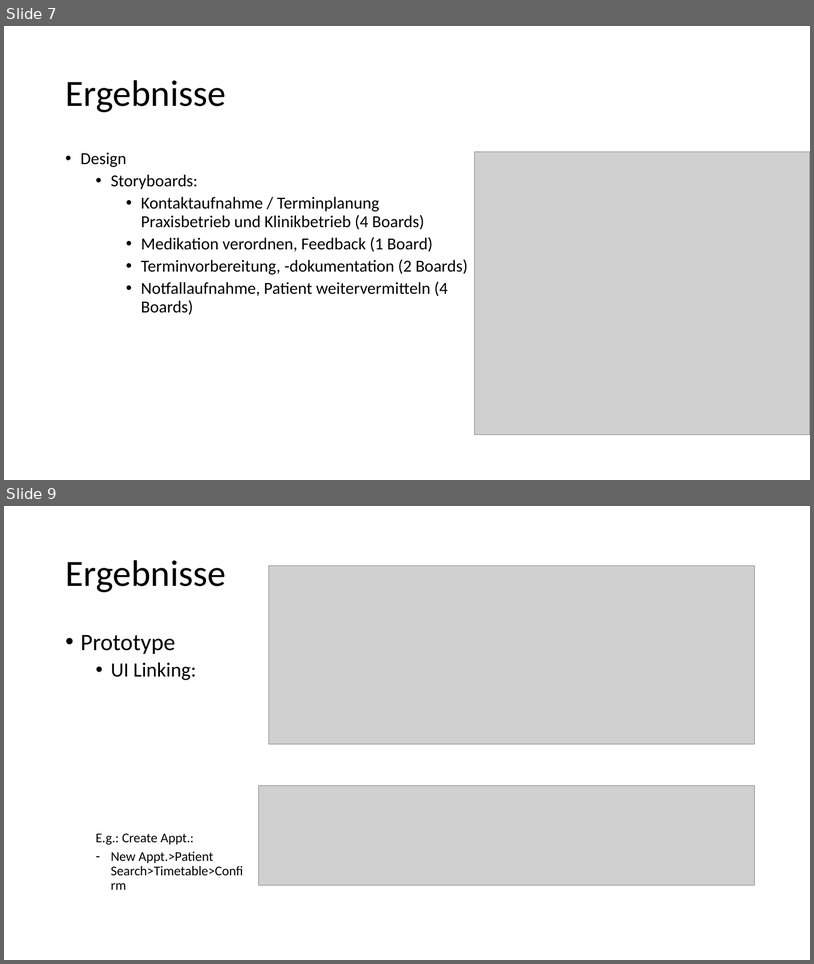
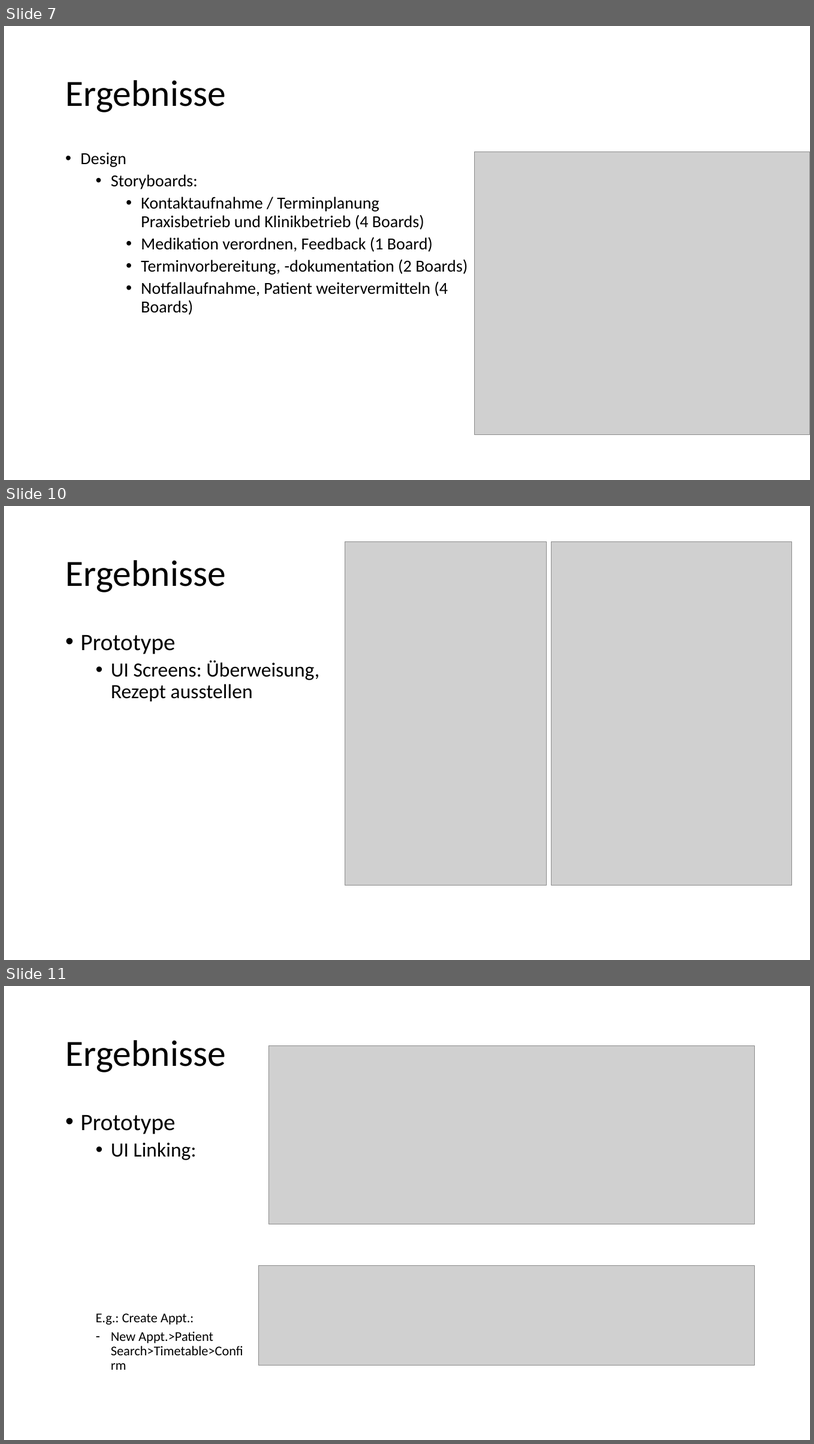
Before and after one commit to AdrianAulbach/CS1, a slide deck: docs/CS1/task03/Design Thinking/Präsentation Task3.pptx. Shown one above the other, each under a label of ours: slides 7 and 9 before the commit, slides 7, 10 and 11 after it; the slides between them are not shown. The pictures are 814x964 and 814x1444 pixels, drawn with LibreOffice and Linux fonts; fonts in the diff are those of the drawing; grey boxes stand for pictures. Boxes give left, top, right and bottom in pixels: in the first picture for what was removed or moved away, otherwise in the second. Text is boxed around its words. In the diff, an @@ line names an element or a change of style, - is before the commit and + after.

```diff
--- a/docs/CS1/task03/Design Thinking/Präsentation Task3.pptx
+++ b/docs/CS1/task03/Design Thinking/Präsentation Task3.pptx
@@ slide 10 added at <box>4,506,810,960</box>, background #FFFFFF @@
@@ picture added at <box>345,541,546,885</box> @@
@@ picture added at <box>551,541,792,885</box> @@
@@ title added at <box>65,560,225,592</box>, 44 pt, text #000000 @@
+Ergebnisse
@@ text added at <box>81,635,320,702</box>, 24 pt, text #000000 @@
+• Prototype
+  • UI Screens: Überweisung, Rezept ausstellen
@@ what was slide 9 is now slide 11 @@
```
Also in this commit, not shown: 2 slides changed, 1 other slide added, 1 other file.
